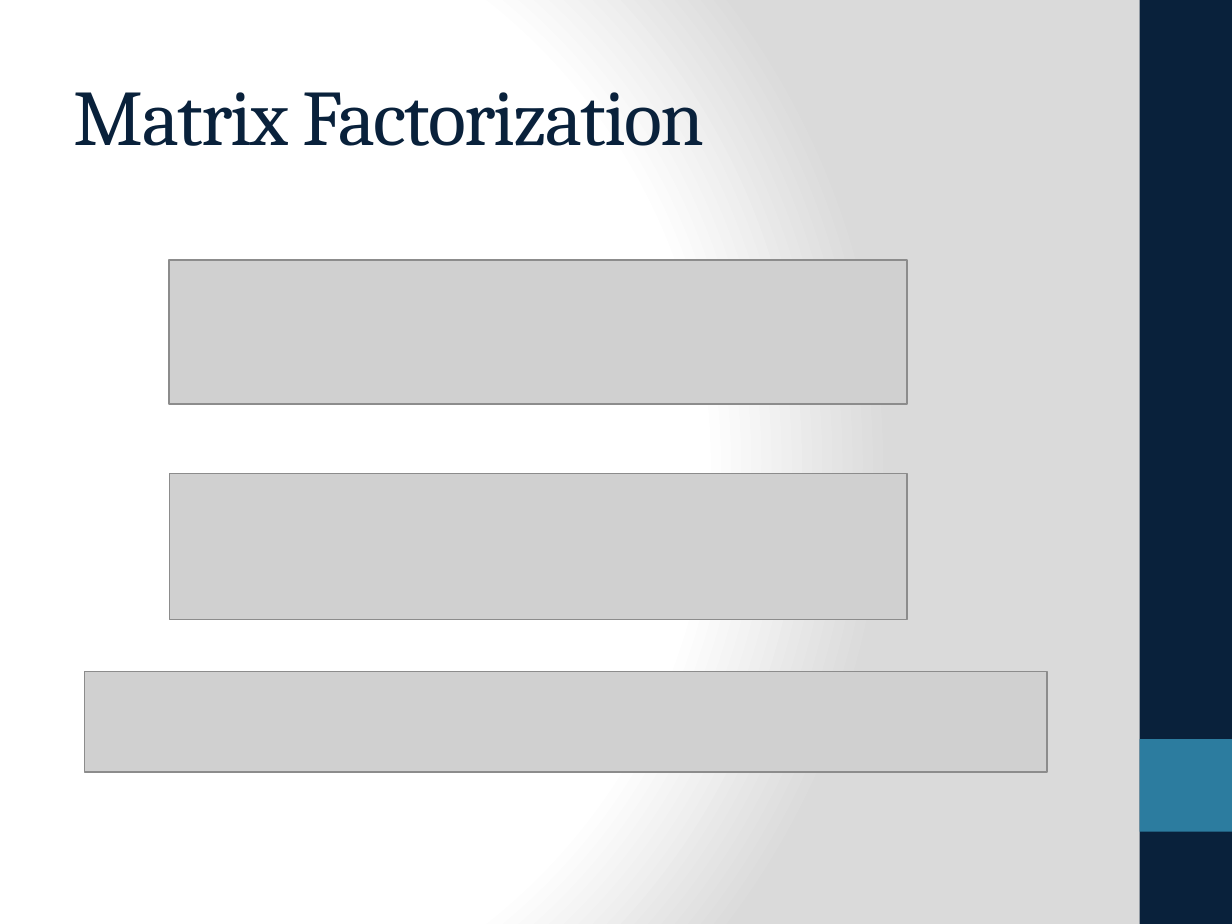
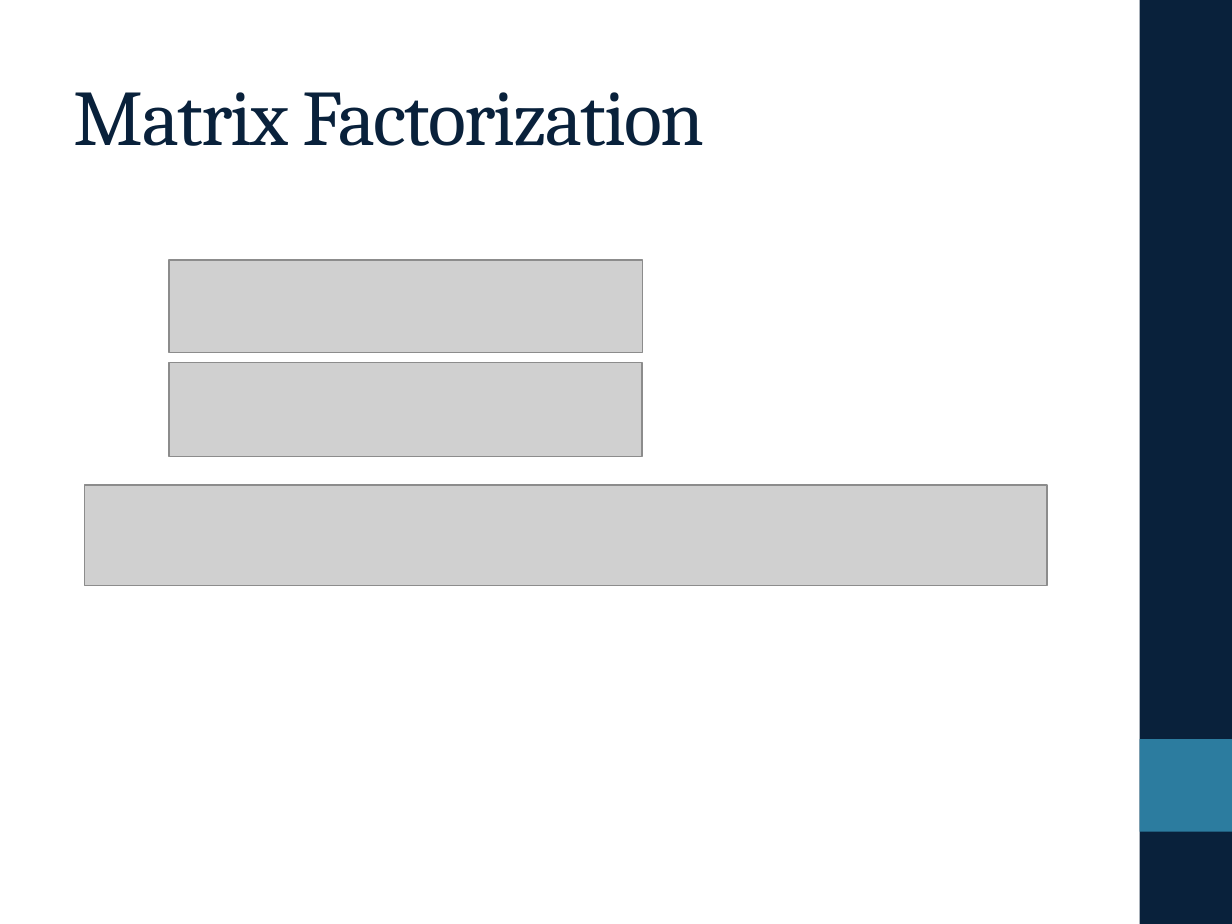
Before and after one commit to eringrand/musicanalysis, a slide deck: slide 11 of presentation/Presentation.pptx. Drawn at 1232x924 pixels with LibreOffice and Linux fonts; fonts in the diff are those of the drawing; grey boxes stand for pictures. Boxes give left, top, right and bottom in pixels: in the first picture for what was removed or moved away, otherwise in the second. Text is boxed around its words. In the diff, an @@ line names an element or a change of style, - is before the commit and + after.

```diff
--- a/presentation/Presentation.pptx
+++ b/presentation/Presentation.pptx
@@ background gradient #FFFFFF to #DADADA to #FFFFFF @@
@@ picture resized from (x1=169, y1=260, x2=907, y2=404) to (x1=169, y1=260, x2=642, y2=352) @@
@@ picture resized from (x1=169, y1=473, x2=907, y2=620) to (x1=169, y1=362, x2=642, y2=456) @@
@@ picture moved from (x1=85, y1=671, x2=1047, y2=771) to (x1=85, y1=485, x2=1047, y2=585) @@
```
Also in this commit, not shown: 10 other slides changed.
